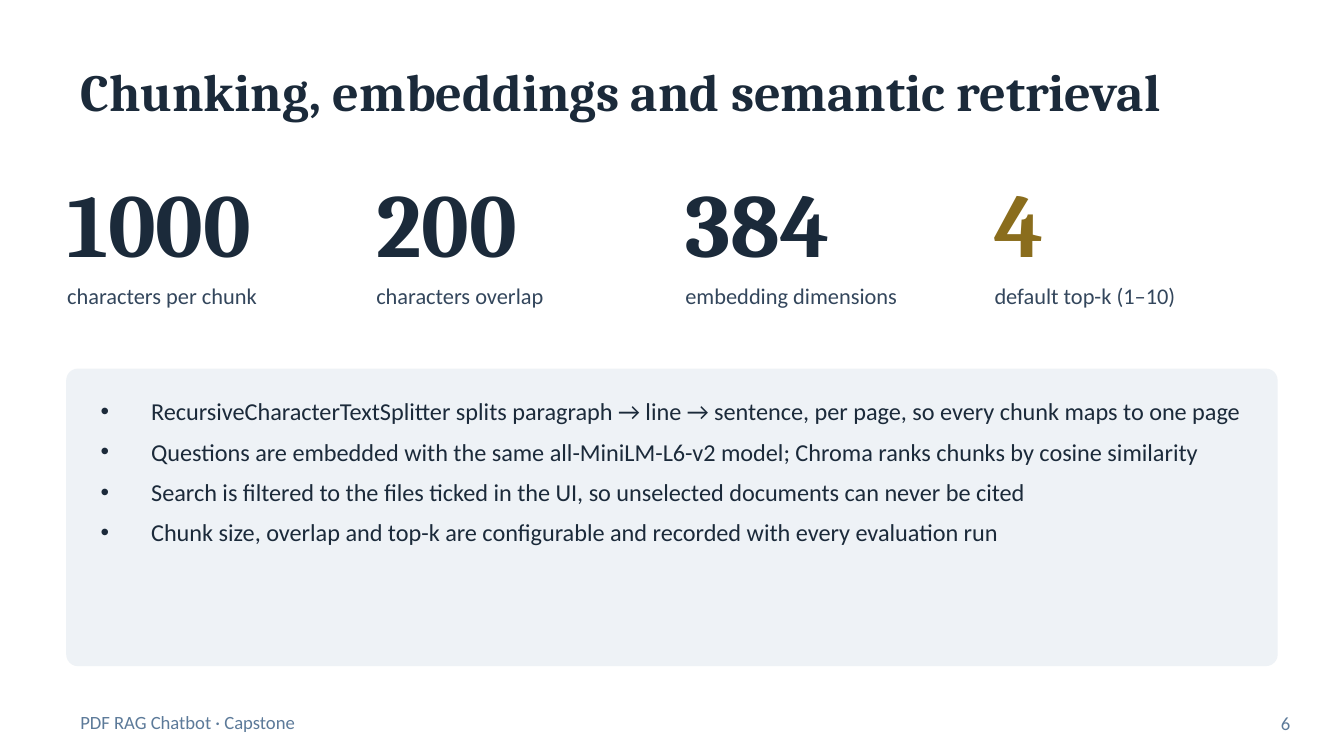
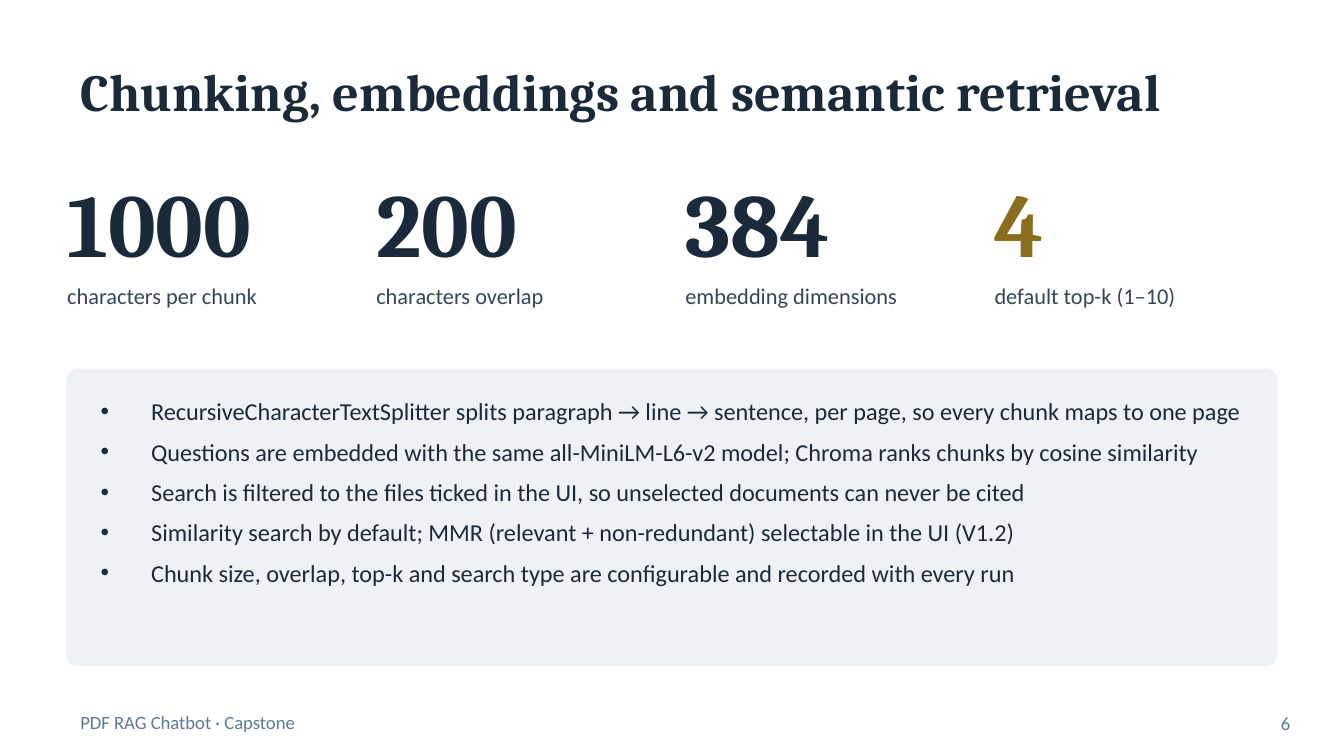
Before and after one commit to sabareesh-r23/pdf-rag-chatbot-old, a slide deck: slide 6 of docs/presentation/RAG_PDF_Chatbot_Capstone.pptx. Drawn at 1344x756 pixels with LibreOffice and Linux fonts; fonts in the diff are those of the drawing. Boxes give left, top, right and bottom in pixels: in the first picture for what was removed or moved away, otherwise in the second. Text is boxed around its words. In the diff, an @@ line names an element or a change of style, - is before the commit and + after.

```diff
--- a/docs/presentation/RAG_PDF_Chatbot_Capstone.pptx
+++ b/docs/presentation/RAG_PDF_Chatbot_Capstone.pptx
@@ text at (x1=151, y1=523, x2=1014, y2=586): text changed @@
-• Chunk size, overlap and top-k are configurable and recorded with every evaluation run
+• Similarity search by default; MMR (relevant + non-redundant) selectable in the UI (V1.2)
+• Chunk size, overlap, top-k and search type are configurable and recorded with every run
```
Also in this commit, not shown: 2 other slides changed, 1 slide added, 29 other files.
